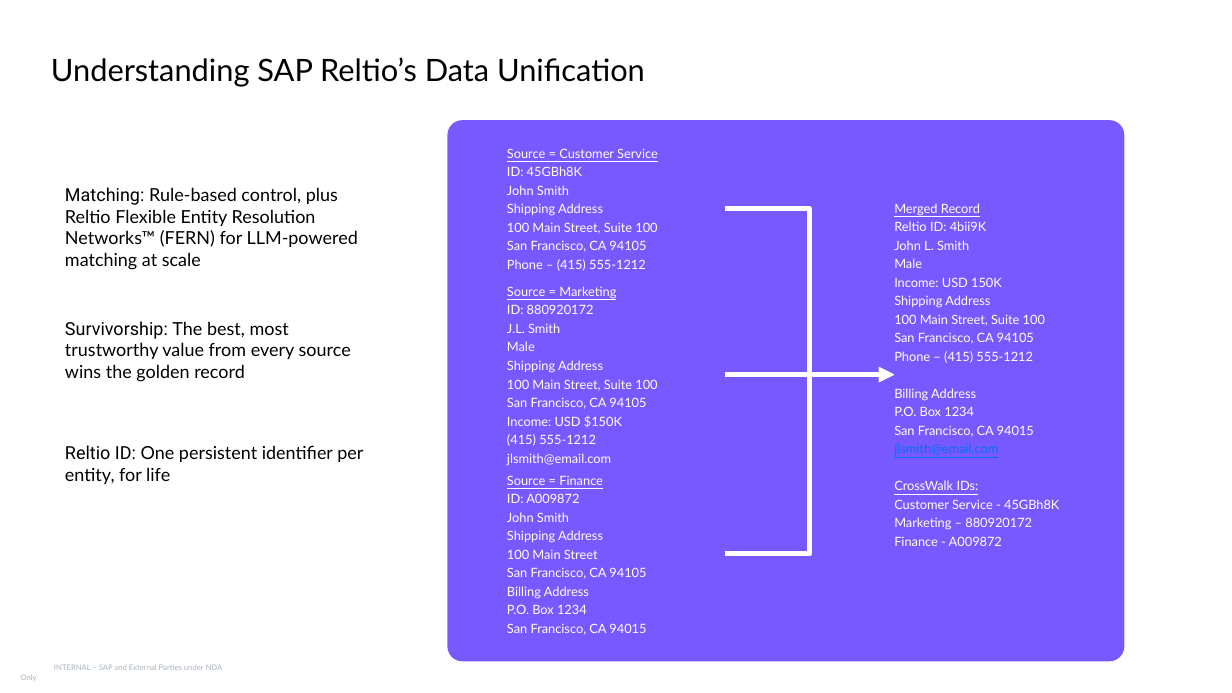
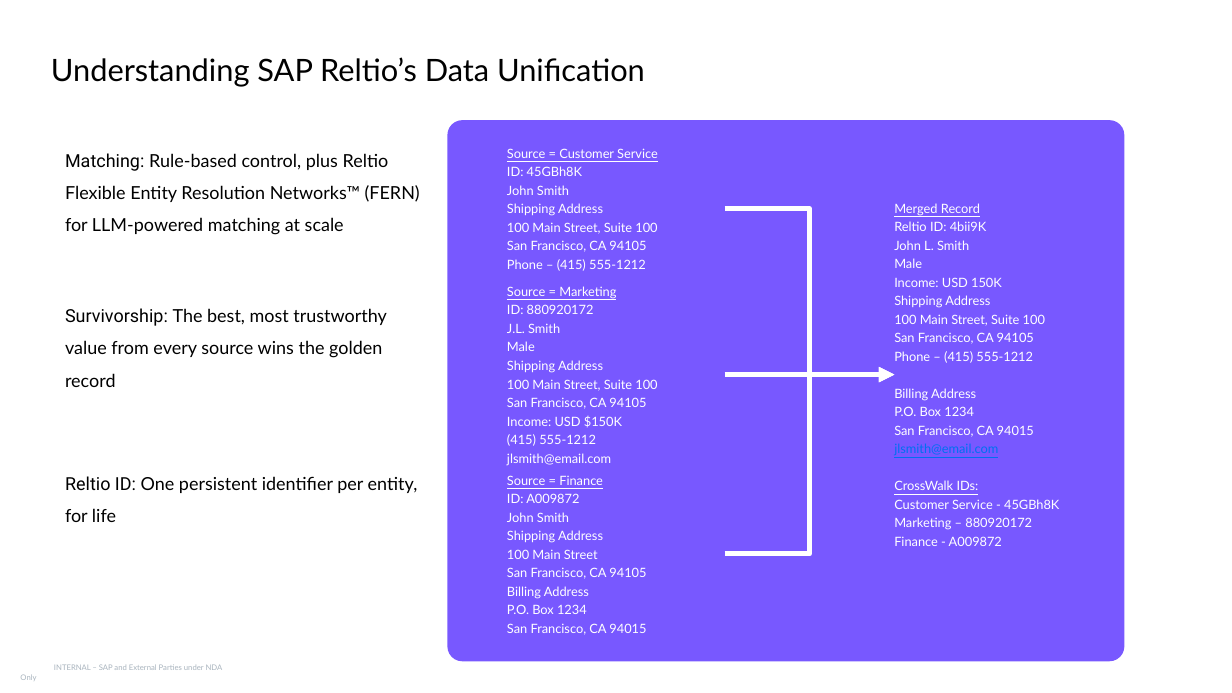
Before and after one commit to SAP-samples/teched2026-DA160, a slide deck: slide 20 of DA160 - Build Real-Time, Unified Data Products for Agentic AI with SAP Reltio.pptx (slide 14 before the commit). Drawn at 1232x693 pixels with LibreOffice and Linux fonts; fonts in the diff are those of the drawing. Boxes give left, top, right and bottom in pixels: in the first picture for what was removed or moved away, otherwise in the second. Text is boxed around its words. In the diff, an @@ line names an element or a change of style, - is before the commit and + after.

```diff
--- a/DA160 - Build Real-Time, Unified Data Products for Agentic AI with SAP Reltio.pptx
+++ b/DA160 - Build Real-Time, Unified Data Products for Agentic AI with SAP Reltio.pptx
@@ text "Matching: Rule-based control, plus Reltio ...": place and size @@
-text "Matching: Rule-based control, plus Reltio ..." at <box>65,187,363,484</box>
+text "Matching: Rule-based control, plus Reltio ..." at <box>65,153,420,522</box>
@@ text "Matching: Rule-based control, plus Reltio ..." at <box>65,153,420,522</box>: line spacing 1 to 1.5 @@
```
Also in this commit, not shown: 1 other slide changed, 9 slides added, 2 other files.
